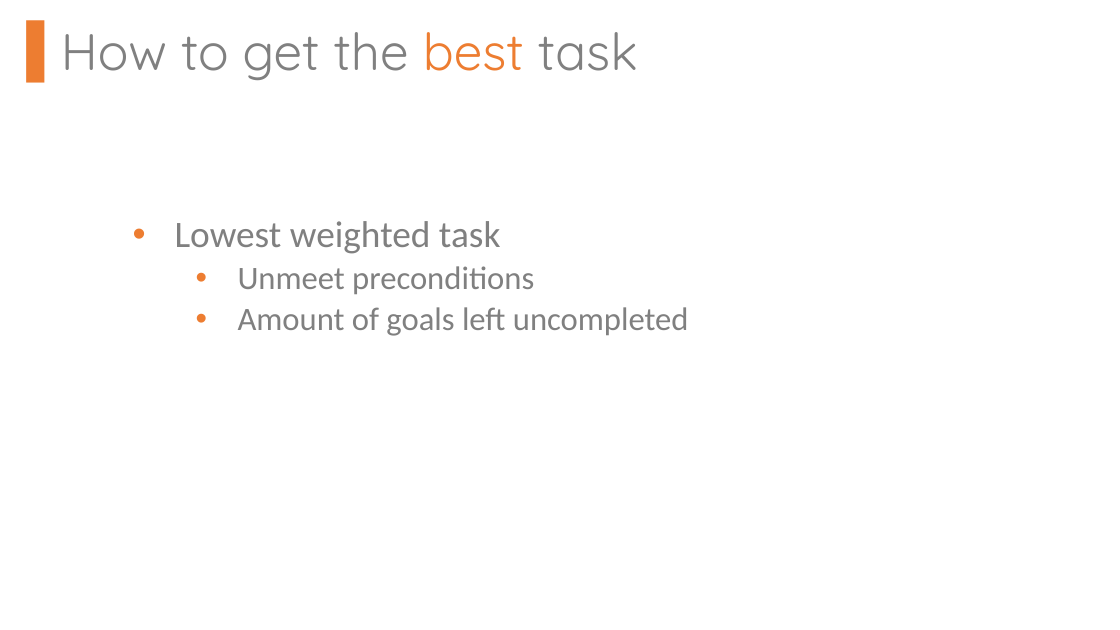
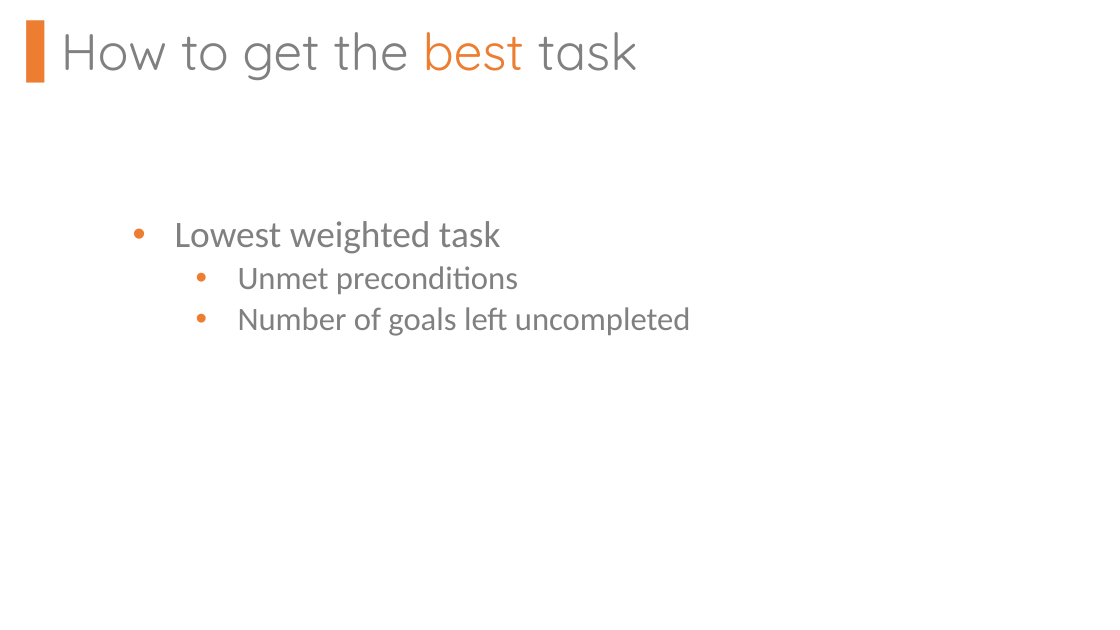
Before and after one commit to jhoffmann2/CS380_FinalProj, a slide deck: slide 14 of FirstNameLastName_Planning.pptx (slide 13 before the commit). Drawn at 1120x630 pixels with LibreOffice and Linux fonts; fonts in the diff are those of the drawing. Boxes give left, top, right and bottom in pixels: in the first picture for what was removed or moved away, otherwise in the second. Text is boxed around its words. In the diff, an @@ line names an element or a change of style, - is before the commit and + after.

```diff
--- a/FirstNameLastName_Planning.pptx
+++ b/FirstNameLastName_Planning.pptx
@@ text at (238, 266, 691, 336): text changed @@
-  • Unmeet preconditions
-  • Amount of goals left uncompleted
+  • Unmet preconditions
+  • Number of goals left uncompleted
```
Also in this commit, not shown: 3 other slides changed, 1 slide added, 6 other files.
